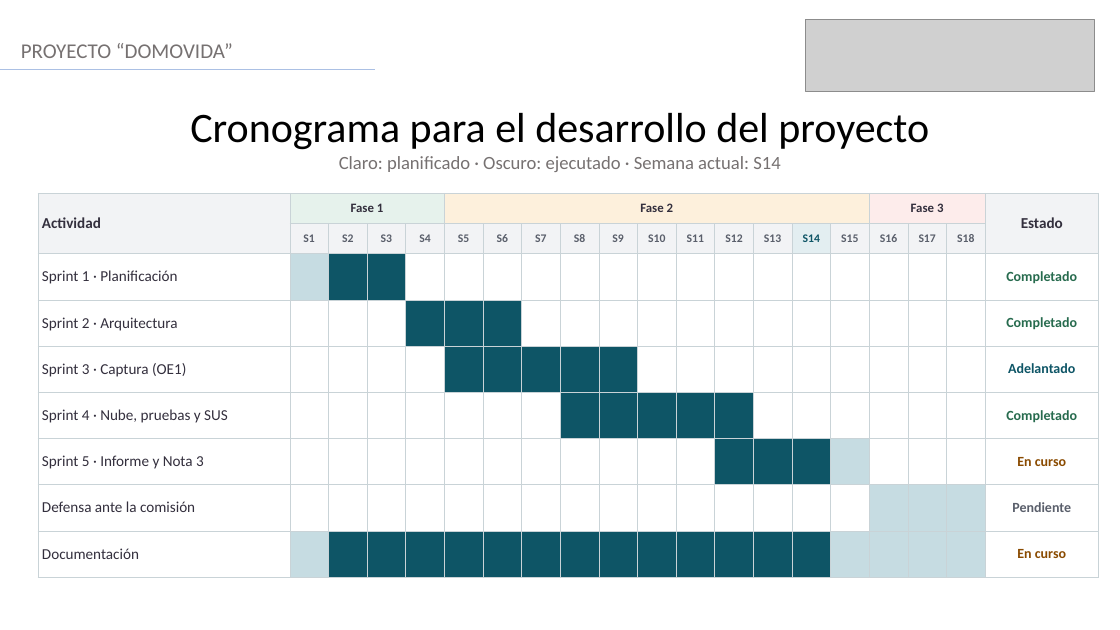
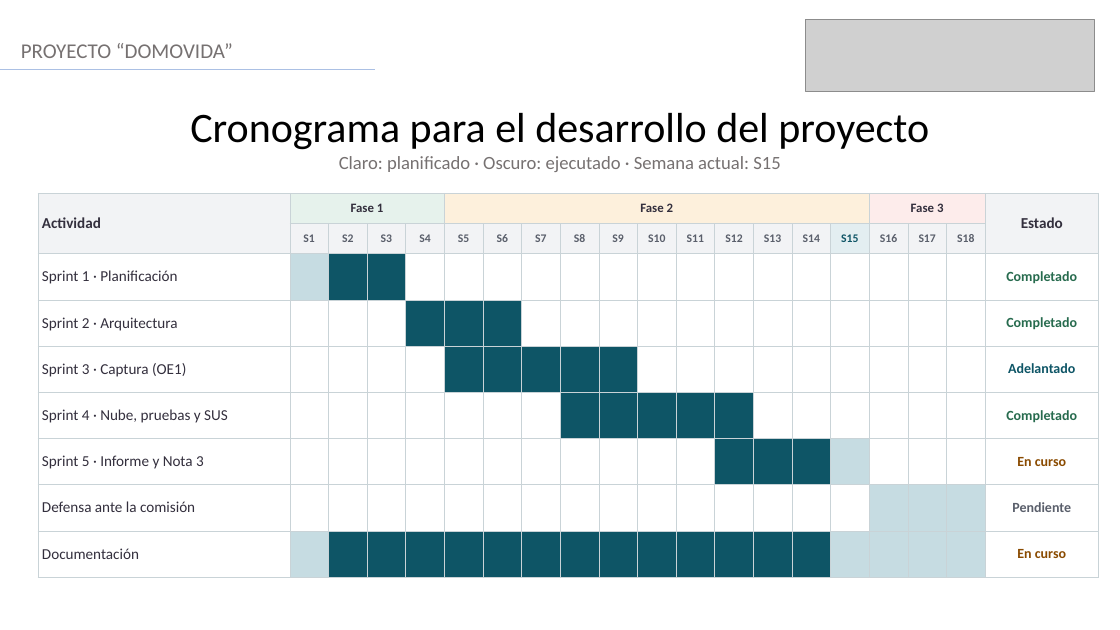
Before and after one commit to AndresVergara74/domovida-backend, a slide deck: slide 10 of docs/fase2/evidencias_proyecto/presentacion/VERGARA_ANDRES_Presentacion_Proyecto_APT_DomoVida.pptx. Drawn at 1120x630 pixels with LibreOffice and Linux fonts; fonts in the diff are those of the drawing; grey boxes stand for pictures. Boxes give left, top, right and bottom in pixels: in the first picture for what was removed or moved away, otherwise in the second. Text is boxed around its words. In the diff, an @@ line names an element or a change of style, - is before the commit and + after.

```diff
--- a/docs/fase2/evidencias_proyecto/presentacion/VERGARA_ANDRES_Presentacion_Proyecto_APT_DomoVida.pptx
+++ b/docs/fase2/evidencias_proyecto/presentacion/VERGARA_ANDRES_Presentacion_Proyecto_APT_DomoVida.pptx
@@ text at <box>339,156,780,172</box>: text changed @@
-Claro: planificado · Oscuro: ejecutado · Semana actual: S14
+Claro: planificado · Oscuro: ejecutado · Semana actual: S15
@@ table at <box>38,193,1099,577</box> @@
@@ fill #E3EEF1 to #F2F3F5 in row 2, column 15 @@
@@ fill #F2F3F5 to #E3EEF1 in row 2, column 16 @@
@@ text colour #0E5566 to #5A5F6B in "S14" @@
@@ text colour #5A5F6B to #0E5566 in "S15" @@
```
Also in this commit, not shown: 9 other files.
